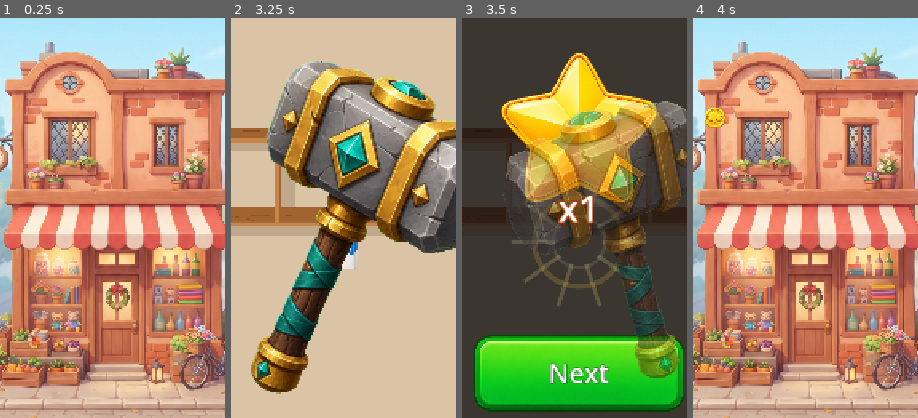
Above: before the commit, frames 1-4 (left to right).
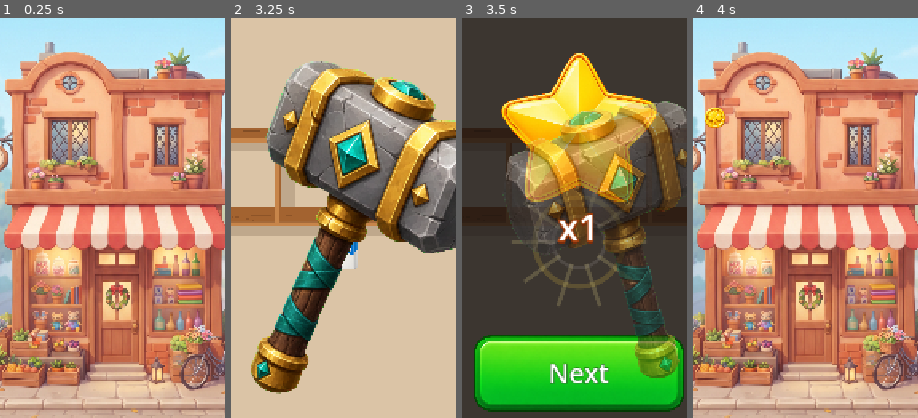
Above: after the commit, the same moments.

Repository: vladeque/sorting-puzzle
Game: Godot game, scene res://scenes/main_menu.tscn
Same seed, same stepped clock (60 frames per second), same inputs: the game is played once before the commit and once after it.
Inputs:
- Up to frame 1 (0.25 s): no input
- Up to frame 2 (3.25 s): click "Level 1" at 0.5 s; click "II" at 1.25 s; click "Continue" at 2 s; click "3" at 2.75 s
- Up to frame 3 (3.5 s): no input
- Up to frame 4 (4 s): click "Next" at 3.5 s
The pictures show only the part of the screen within x 24-74%, y 22-72%; the shares and areas given below are measured in that part.

Frames 1-2 are identical in both runs. In frame 3, 1.1% of the frame differs, in the area x 42-59%, y 44-57%; in frame 4, nothing differs.

Commit message:
Move earned stars label lower

Diff:
--- a/scenes/ui/level_completion_screen.tscn
+++ b/scenes/ui/level_completion_screen.tscn
@@ -60,9 +60,9 @@
 anchor_right = 0.5
 anchor_bottom = 0.5
 offset_left = -160.0
-offset_top = 114.0
+offset_top = 144.0
 offset_right = 160.0
-offset_bottom = 198.0
+offset_bottom = 228.0
 grow_horizontal = 2
 grow_vertical = 2
 theme_override_colors/font_color = Color(1, 1, 1, 1)
--- a/scripts/level_completion_screen.gd
+++ b/scripts/level_completion_screen.gd
@@ -8,7 +8,7 @@
 const STAR_SIZE := Vector2(340, 340)
 const STAR_CENTER_Y := 466.0
 const STARS_LABEL_SIZE := Vector2(320, 84)
-const STARS_LABEL_OFFSET_Y := 120.0
+const STARS_LABEL_OFFSET_Y := 150.0
 const BUTTON_SIZE := Vector2(340, 124)
 const BUTTON_CENTER_Y := 850.0
 const MIN_BUTTON_BOTTOM_MARGIN := 118.0
Not shown, changed: docs/SCENES.md
